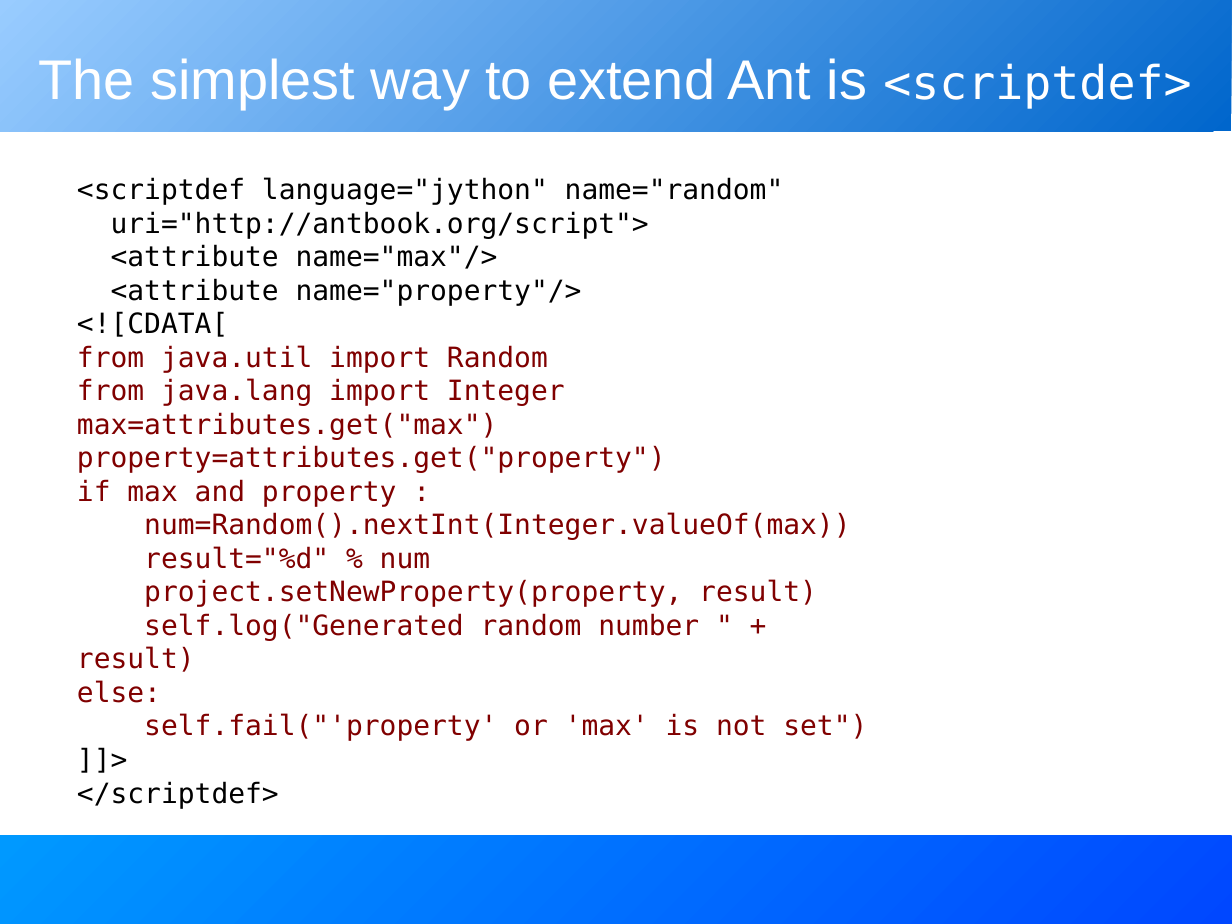
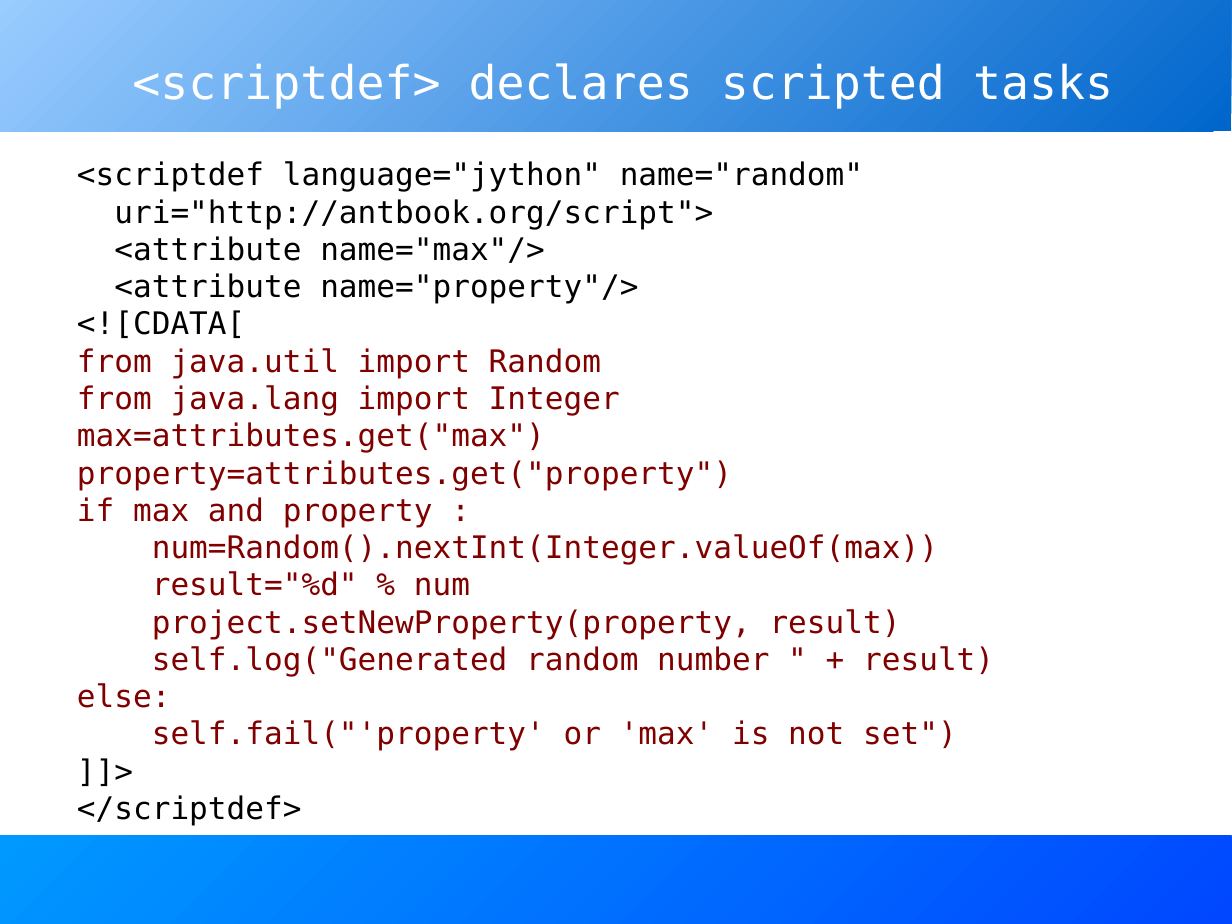
Before and after one commit to BeatrizTercero/repoSvnAnt, a slide deck: slide 6 of core/trunk/docs/slides/extending_ant.odp. Drawn at 1232x924 pixels with LibreOffice and Linux fonts; fonts in the diff are those of the drawing. Boxes give left, top, right and bottom in pixels: in the first picture for what was removed or moved away, otherwise in the second. Text is boxed around its words. In the diff, an @@ line names an element or a change of style, - is before the commit and + after.

```diff
--- a/core/trunk/docs/slides/extending_ant.odp
+++ b/core/trunk/docs/slides/extending_ant.odp
@@ title removed at [39, 58, 1191, 109] @@
-The simplest way to extend Ant is <scriptdef>
@@ title added at [132, 63, 1113, 109], 30 pt, text #FFFFFF @@
+<scriptdef> declares scripted tasks
@@ text "<scriptdef language="jython" name="random"": place and size @@
-text "<scriptdef language="jython" name="random"" at [77, 177, 867, 808]
+text "<scriptdef language="jython" name="random"" at [77, 161, 994, 826]
@@ text "<scriptdef language="jython" name="random"" at [77, 161, 994, 826]: size 18 to 20 pt @@
```
Also in this commit, not shown: 15 other slides changed.
